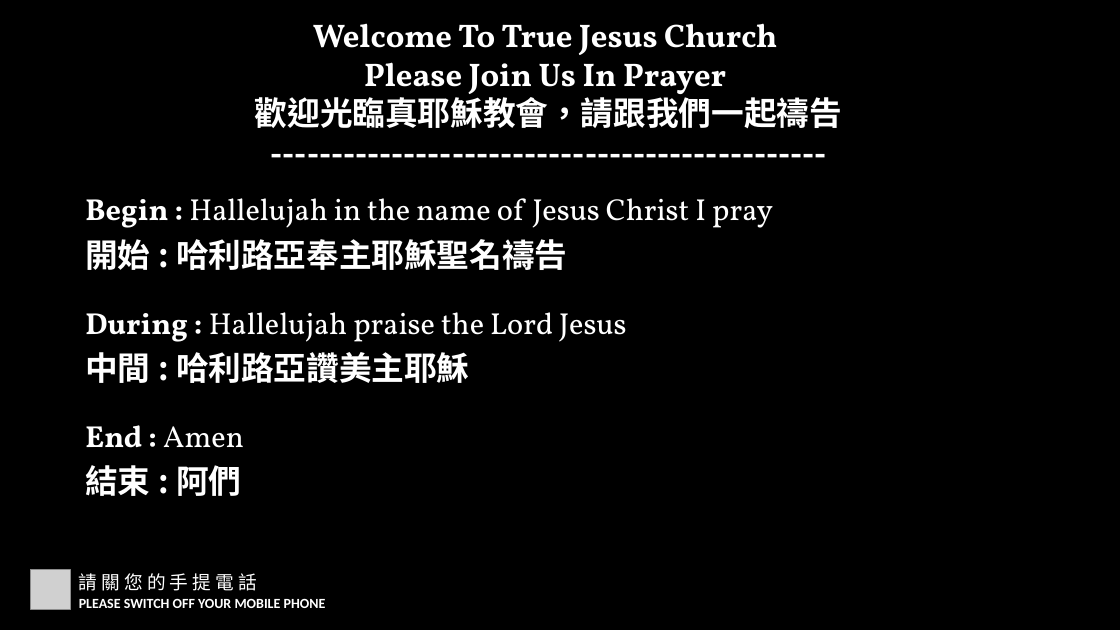
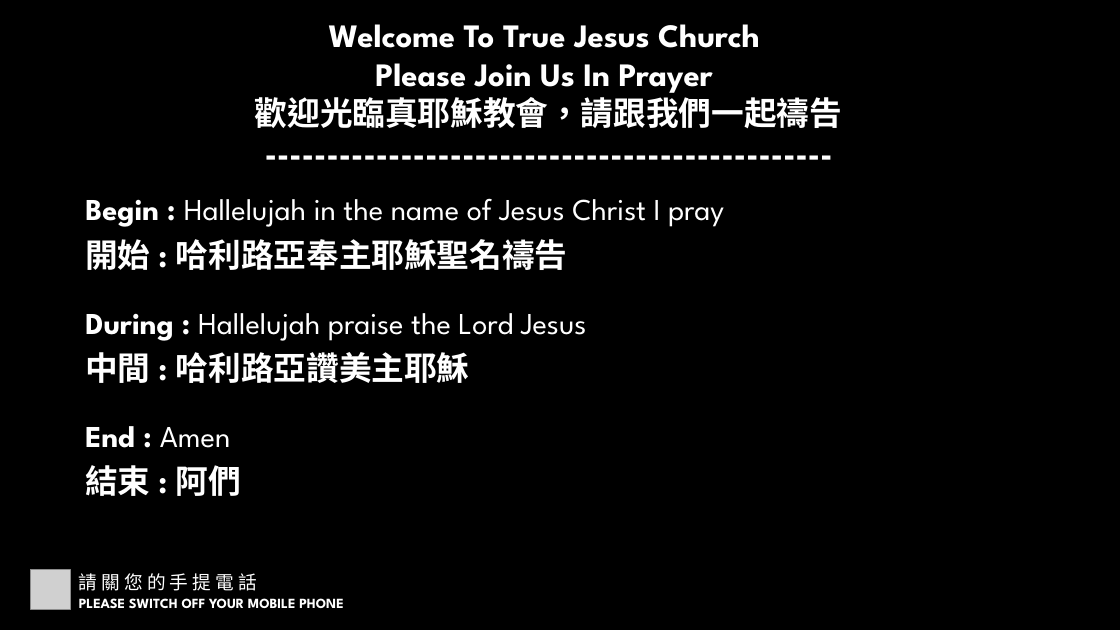
Before and after one commit to calebchanwy/tjc-powerpoint, a slide deck: slide 5 of TJCPowerPoint/bin/Debug/Files/ServiceWidescreen.pptx (slide 4 before the commit). Drawn at 1120x630 pixels with LibreOffice and Linux fonts; fonts in the diff are those of the drawing; grey boxes stand for pictures. Boxes give left, top, right and bottom in pixels: in the first picture for what was removed or moved away, otherwise in the second. Text is boxed around its words. In the diff, an @@ line names an element or a change of style, - is before the commit and + after.

```diff
--- a/TJCPowerPoint/bin/Debug/Files/ServiceWidescreen.pptx
+++ b/TJCPowerPoint/bin/Debug/Files/ServiceWidescreen.pptx
@@ title "How to Pray" at [0,25,329,163]: font Vollkorn to League Spartan @@
@@ text "Welcome To True Jesus Church ..." at [255,24,842,128]: font Vollkorn to League Spartan in "Welcome To True Jesus Church Please Join ..."; font Noto Sans CJK SC to League Spartan in "歡迎光臨真耶穌教會，請跟我們一起禱告 ----------------------------------------- ..." @@
@@ text "Begin : Hallelujah in the ..." at [85,198,724,496]: font Vollkorn to League Spartan in "Begin : Hallelujah in the name of ...", "During : Hallelujah praise the Lord Jesus", "End : Amen"; font Noto Sans CJK SC to League Spartan in "開始 : 哈利路亞奉主耶穌聖名禱告", "中間 : 哈利路亞讚美主耶穌", "結束 : 阿們" @@
@@ text "請 關 您 的 手 ..." at [79,573,257,591]: font Calibri to League Spartan @@
@@ text "PLEASE SWITCH OFF YOUR MOBILE ..." at [79,598,344,608]: font Calibri to League Spartan @@
```
Also in this commit, not shown: 3 other slides changed, 1 slide added, 18 other files.
